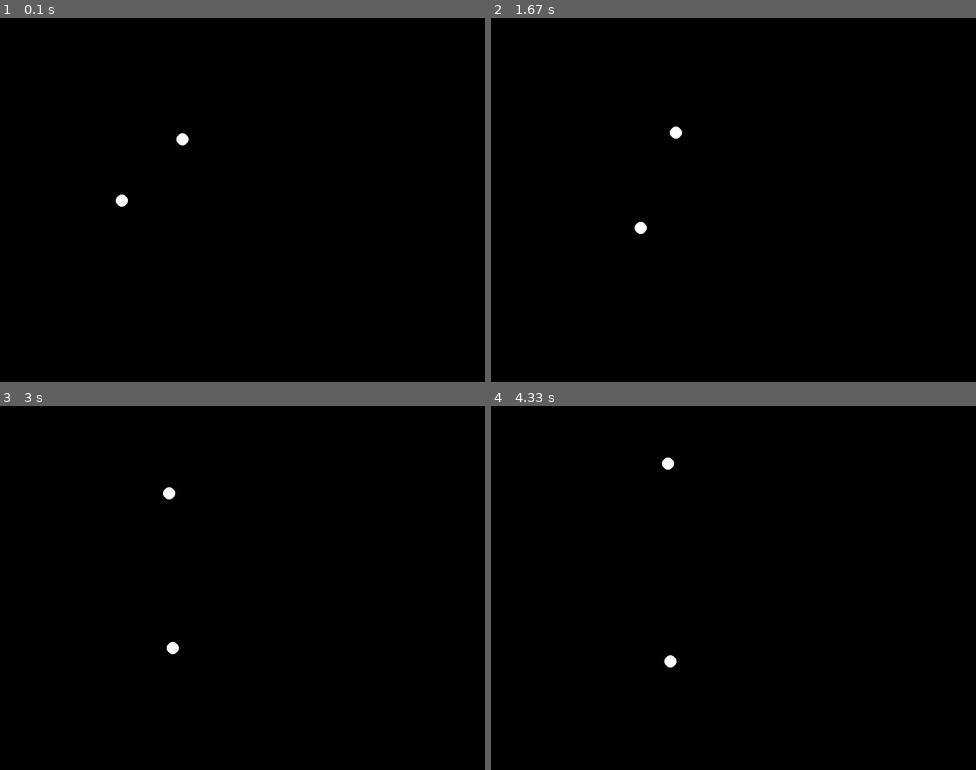
Above: before the commit, frames 1-4 (two rows, left to right).
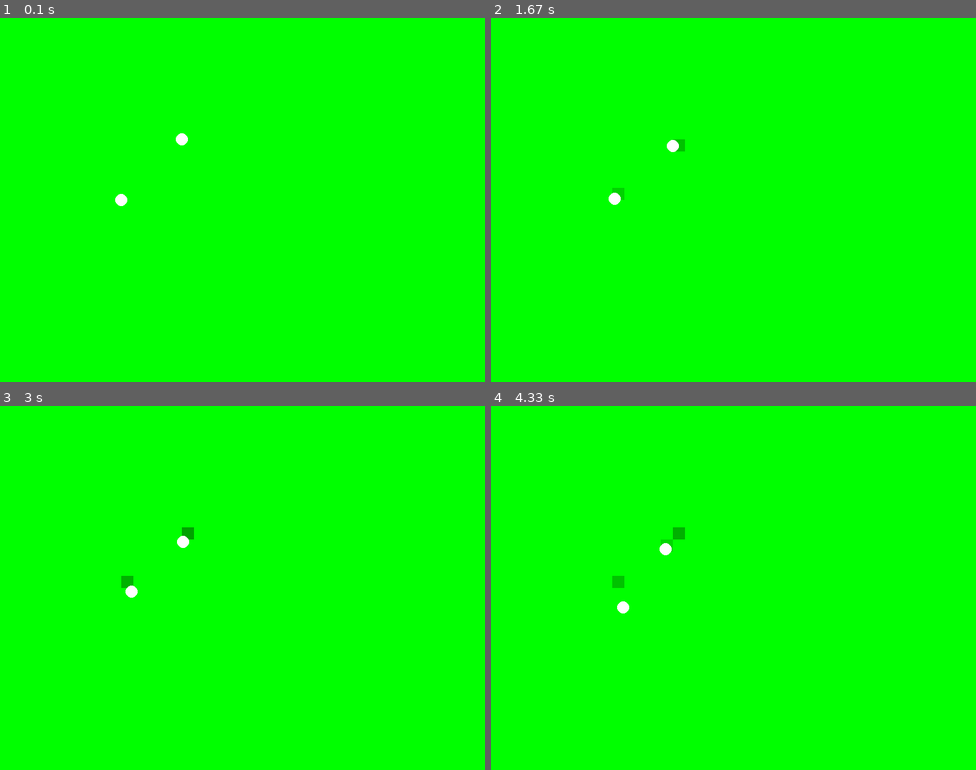
Above: after the commit, the same moments.

Repository: Drakosam/IdlePygame
Game: pygame game, started from main.py
Two runs of this game, one before a commit and one after it. Both use one fixed random seed, a clock stepped at 60 frames per second and the inputs below.
Inputs:
- Up to frame 1 (0.1 s): no input
- Up to frame 2 (1.67 s): no input
- Up to frame 3 (3 s): no input
- Up to frame 4 (4.33 s): no input

The runs differ from the first frame. In frame 1, 100% of the frame differs, in the area x 0-100%, y 0-100%; in frame 2, 100%; in frame 3, 100%; in frame 4, 100%.

Commit message:
cell + world

Diff:
--- a/actor/actor.py
+++ b/actor/actor.py
@@ -1,13 +1,12 @@
-from random import randint
-
 import pygame
 import uuid
 
 from actor.brain import Brain
+from world import WORLD_HEIGHT, WORLD_WIDTH
 
 
 class Actor:
-    def __init__(self):
+    def __init__(self, world):
         self.uuid = uuid.uuid4()
         self.pos_x = 0
         self.pos_y = 0
@@ -17,8 +16,12 @@
         self.max_speed = self.speed * 4
         self.size = 0
         self.selected = False
+        self.world = world
+        self.energy_max = 100
+        self.energy_lvl = int(self.energy_max / 2)
 
         self.brain = Brain(self)
+        self.is_alive = True
 
     def set_pos(self, x, y):
         self.pos_x = x
@@ -28,39 +31,32 @@
         self.size = size
 
     def update(self, ):
+        if not self.is_alive:
+            return
+        self.energy_lvl -= 1
+        self.brain.act()
         self.update_position()
+        if self.energy_lvl <= 0:
+            self.is_alive = False
 
     def redraw(self, screen):
-        color = [255, 255, 255] if not self.selected else [255, 0, 0]
+        if self.is_alive:
+            color = [255, 255, 255] if not self.selected else [255, 0, 0]
+        else:
+            color = [0, 0, 0]
         pygame.draw.circle(screen, color, [round(self.pos_x), round(self.pos_y)], self.size)
 
     def is_selected(self, pos):
         self.selected = self._is_selected(pos)
 
-    def _update_move_speed(self):
-        self.brain.act()
-
-        if abs(self.dx) > self.max_speed:
-            if self.dx > self.max_speed:
-                self.dx = self.max_speed
-            else:
-                self.dx = self.max_speed * (-1)
-
-        if abs(self.dy) > self.max_speed:
-            if self.dy > self.max_speed:
-                self.dy = self.max_speed
-            else:
-                self.dy = self.max_speed * (-1)
-
     def update_position(self):
-        self._update_move_speed()
         self.pos_x += self.dx / self.speed
         self.pos_y += self.dy / self.speed
 
         self.pos_x = self.pos_x if self.pos_x - self.size >= 0 else self.size
         self.pos_y = self.pos_y if self.pos_y - self.size >= 0 else self.size
-        self.pos_x = self.pos_x if self.pos_x + self.size <= 800 else 800 - self.size
-        self.pos_y = self.pos_y if self.pos_y + self.size <= 600 else 600 - self.size
+        self.pos_x = self.pos_x if self.pos_x + self.size <= WORLD_WIDTH else WORLD_WIDTH - self.size
+        self.pos_y = self.pos_y if self.pos_y + self.size <= WORLD_HEIGHT else WORLD_HEIGHT - self.size
 
     def _is_selected(self, pos):
         dx = abs(pos[0] - self.pos_x)
@@ -69,3 +65,31 @@
         if dx ^ 2 + dy ^ 2 <= self.size ^ 2:
             return True
         return False
+
+    def move_in_x(self, new_delta):
+        self.energy_lvl -= 2
+        self.dx += new_delta
+        if abs(self.dx) > self.max_speed:
+            if self.dx > self.max_speed:
+                self.dx = self.max_speed
+            else:
+                self.dx = self.max_speed * (-1)
+
+    def move_in_y(self, new_delta):
+        self.energy_lvl -= 2
+        self.dy += new_delta
+        if abs(self.dy) > self.max_speed:
+            if self.dy > self.max_speed:
+                self.dy = self.max_speed
+            else:
+                self.dy = self.max_speed * (-1)
+
+    def eat(self):
+        self.energy_lvl -= 1
+        if self.energy_max - self.energy_lvl > 10:
+            self.energy_lvl += self.world.eat_from(self.pos_x, self.pos_y, 10)
+        else:
+            self.energy_lvl += self.world.eat_from(self.pos_x, self.pos_y, self.energy_max - self.energy_lvl)
+
+    def idle(self):
+        pass
--- a/actor/brain.py
+++ b/actor/brain.py
@@ -6,5 +6,12 @@
         self.body = body
 
     def act(self):
-        self.body.dx += randint(-6, 6)
-        self.body.dy += randint(-6, 6)
+        _act = randint(0, 4)
+        if _act == 0:
+            self.body.move_in_x(randint(-6, 6))
+        elif _act == 1:
+            self.body.move_in_y(randint(-6, 6))
+        elif _act == 2:
+            self.body.eat()
+        elif _act == 3:
+            self.body.idle()
--- /dev/null
+++ b/cell/cell.py
@@ -0,0 +1,39 @@
+import pygame
+
+from world import CELL_SIZE
+
+
+class Cell:
+    def __init__(self):
+        self.pos_x = 0
+        self.pos_y = 0
+        self.size = CELL_SIZE
+        self.food = 1000
+        self.food_lvl = self.food
+        self.growth_rate = 5
+
+    def eat_cell(self, x, y, value):
+        if x == self.pos_x and y == self.pos_y:
+            if value * 10 < self.food_lvl:
+                self.food_lvl -= value * 10
+                return value
+            else:
+                value = self.food_lvl / 10
+                self.food_lvl = 0
+                return int(value)
+        return 0
+
+    def growth(self):
+        self.food_lvl += self.growth_rate if self.food_lvl < self.food else 0
+
+    def redraw(self, screen):
+        cell_health = round(255 * self.food_lvl / self.food)
+        cell_color = [0, cell_health, 0]
+
+        cell_pos = [
+            self.pos_x * self.size,
+            self.pos_y * self.size,
+            self.size,
+            self.size
+        ]
+        pygame.draw.rect(screen, cell_color, cell_pos)
--- a/main.py
+++ b/main.py
@@ -1,44 +1,36 @@
 import sys
-from typing import List
-
 import pygame
 
-from actor.actor import Actor
+from world import WORLD_WIDTH, WORLD_HEIGHT
+from world.world import World
 
-pygame.init()
-size = width, height = 800, 600
-speed = [2, 2]
-black = 0, 0, 0
-screen = pygame.display.set_mode(size)
-fpsClock = pygame.time.Clock()
-FPS = 60
+if __name__ == "__main__":
+    pygame.init()
+    size = width, height = WORLD_WIDTH, WORLD_HEIGHT
+    speed = [2, 2]
+    black = 0, 0, 0
+    screen = pygame.display.set_mode(size)
+    fpsClock = pygame.time.Clock()
+    FPS = 60
+    update_cycle_speed = 6
+    update_cycle = update_cycle_speed
 
-actors_list: List[Actor] = [Actor(), Actor()]
-actors_list[0].set_size(10)
-actors_list[0].set_pos(300, 200)
+    world = World()
 
-actors_list[1].set_size(10)
-actors_list[1].set_pos(200, 300)
-update_cycle_speed = 6
-update_cycle = update_cycle_speed
+    while True:
+        for event in pygame.event.get():
+            if event.type == pygame.QUIT:
+                sys.exit()
+            elif event.type == pygame.MOUSEBUTTONUP and event.button == 1:
+                world.check_if_selected(event)
 
-while True:
-    for event in pygame.event.get():
-        if event.type == pygame.QUIT:
-            sys.exit()
-        elif event.type == pygame.MOUSEBUTTONUP and event.button == 1:
-            for actor in actors_list:
-                actor.is_selected(event.pos)
+        screen.fill(black)
+        update_cycle -= 1
+        if update_cycle == 0:
+            update_cycle = update_cycle_speed
+            world.act()
 
-    screen.fill(black)
-    update_cycle -= 1
-    if update_cycle == 0:
-        update_cycle = update_cycle_speed
-        for actor in actors_list:
-            actor.update()
+        world.redraw(screen)
 
-    for actor in actors_list:
-        actor.redraw(screen)
-
-    pygame.display.flip()
-    fpsClock.tick(FPS)
+        pygame.display.flip()
+        fpsClock.tick(FPS)
--- /dev/null
+++ b/world/__init__.py
@@ -0,0 +1,5 @@
+WORLD_WIDTH = 800
+WORLD_HEIGHT = 600
+
+
+CELL_SIZE = 20
--- /dev/null
+++ b/world/world.py
@@ -0,0 +1,50 @@
+from typing import List
+
+from actor.actor import Actor
+from cell.cell import Cell
+from world import WORLD_HEIGHT, WORLD_WIDTH, CELL_SIZE
+
+
+class World:
+
+    def __init__(self):
+        self.cell_list: List[Cell] = []
+        self.actors_list: List[Actor] = [Actor(self), Actor(self)]
+
+        for y in range(int(WORLD_HEIGHT / CELL_SIZE)):
+            for x in range(int(WORLD_WIDTH / CELL_SIZE)):
+                cell = Cell()
+                cell.pos_x = x
+                cell.pos_y = y
+                self.cell_list.append(cell)
+
+        self.actors_list[0].set_size(10)
+        self.actors_list[0].set_pos(300, 200)
+
+        self.actors_list[1].set_size(10)
+        self.actors_list[1].set_pos(200, 300)
+
+    def redraw(self, screen):
+        for cell in self.cell_list:
+            cell.redraw(screen)
+
+        for actor in self.actors_list:
+            actor.redraw(screen)
+
+    def act(self):
+        for actor in self.actors_list:
+            actor.update()
+        for cell in self.cell_list:
+            cell.growth()
+
+    def check_if_selected(self, event):
+        for actor in self.actors_list:
+            actor.is_selected(event.pos)
+
+    def eat_from(self, x, y, value=0):
+        ix = int(x / CELL_SIZE)
+        iy = int(y / CELL_SIZE)
+        add_value = 0
+        for cell in self.cell_list:
+            add_value += cell.eat_cell(ix, iy, value)
+        return add_value
